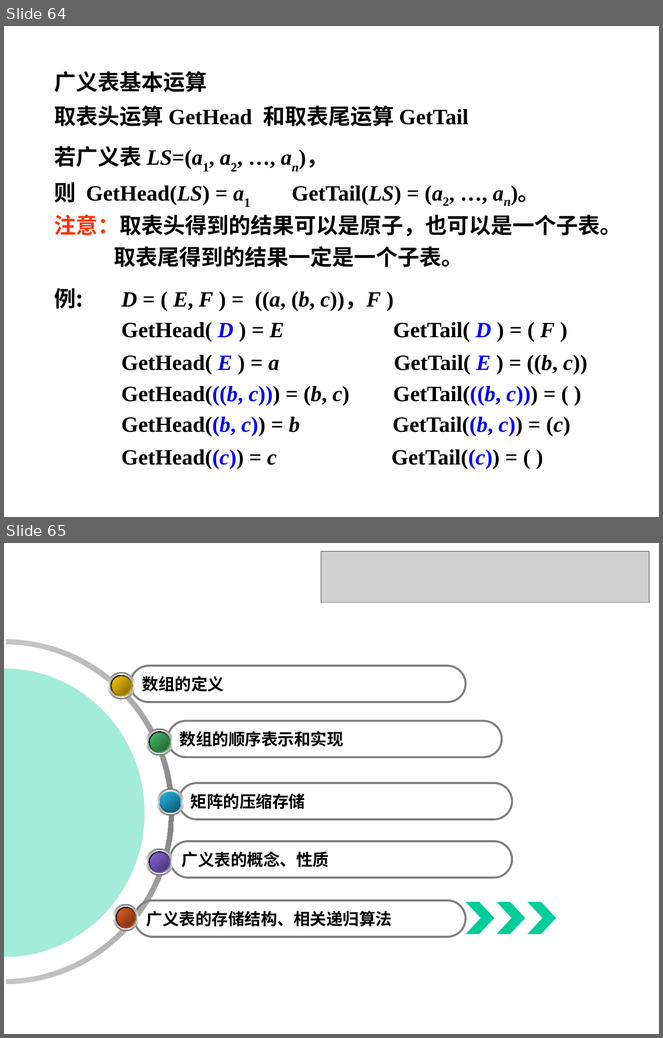
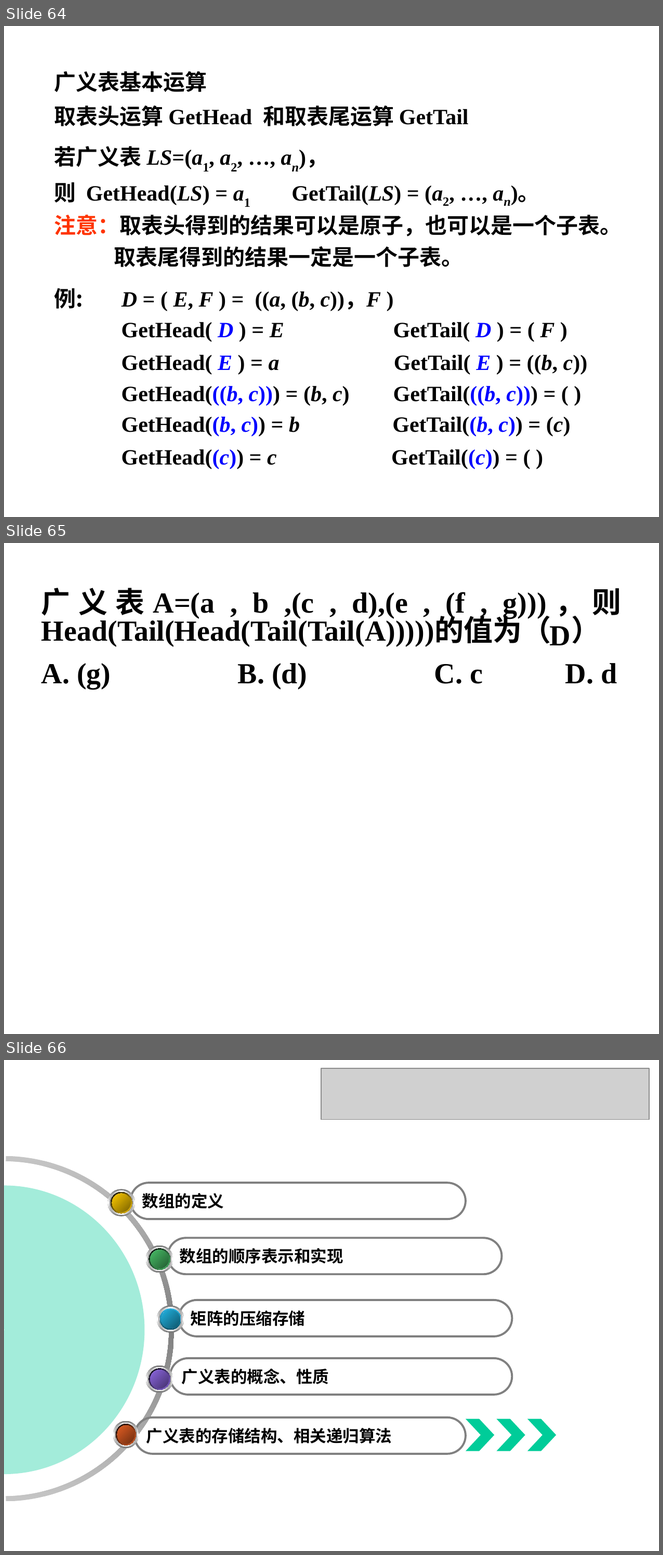
Before and after one commit to Gempittance/Data_Structur_Build, a slide deck: 数据结构PPT/ds5.pptx. Shown one above the other, each under a label of ours: slides 64 and 65 before the commit, slides 64, 65 and 66 after it. The pictures are 663x1038 and 663x1555 pixels, drawn with LibreOffice and Linux fonts; fonts in the diff are those of the drawing; grey boxes stand for pictures; background and template pictures are left out. Boxes give left, top, right and bottom in pixels: in the first picture for what was removed or moved away, otherwise in the second. Text is boxed around its words. In the diff, an @@ line names an element or a change of style, - is before the commit and + after.

```diff
--- a/数据结构PPT/ds5.pptx
+++ b/数据结构PPT/ds5.pptx
@@ slide 65 added at [4,543,659,1034], background #FFFFFF @@
@@ text added at [41,588,622,689], 32 pt, text #000000, bold @@
+广义表A=(a , b ,(c , d),(e , (f , g)))，则Head(Tail(Head(Tail(Tail(A)))))的值为（ ）
+A. (g) B. (d) C. c D. d
@@ text added at [549,626,570,645], 32 pt, text #000000, bold @@
+D
@@ what was slide 65 is now slide 66 @@
```
Also in this commit, not shown: 2 slides changed, 3 other files.
